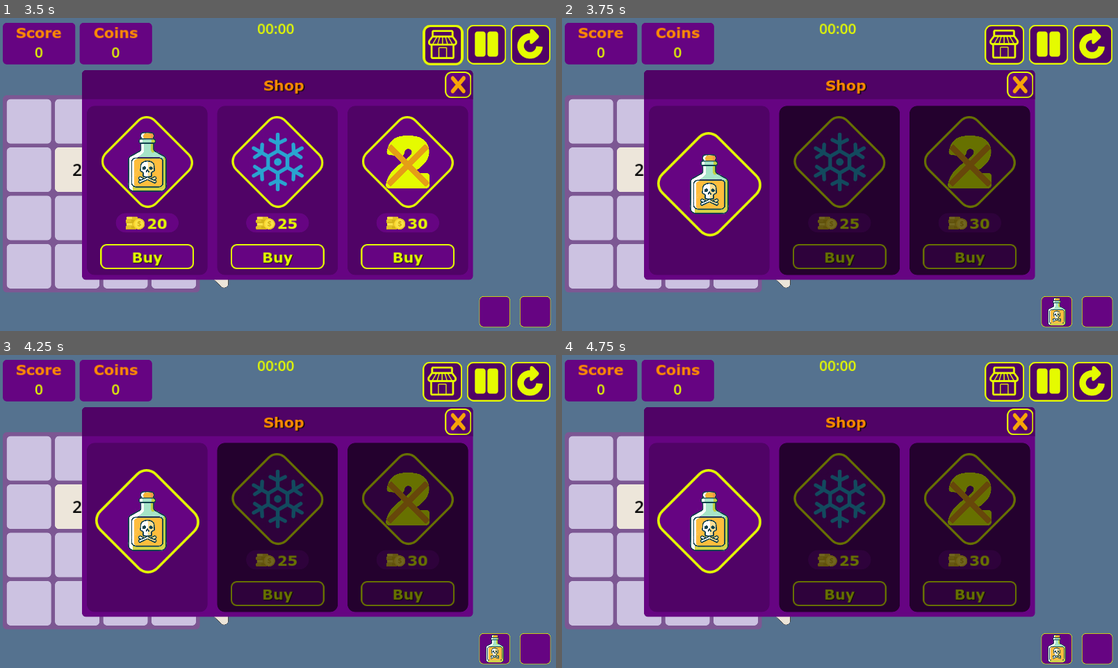
Above: before the commit, frames 1-4 (two rows, left to right).
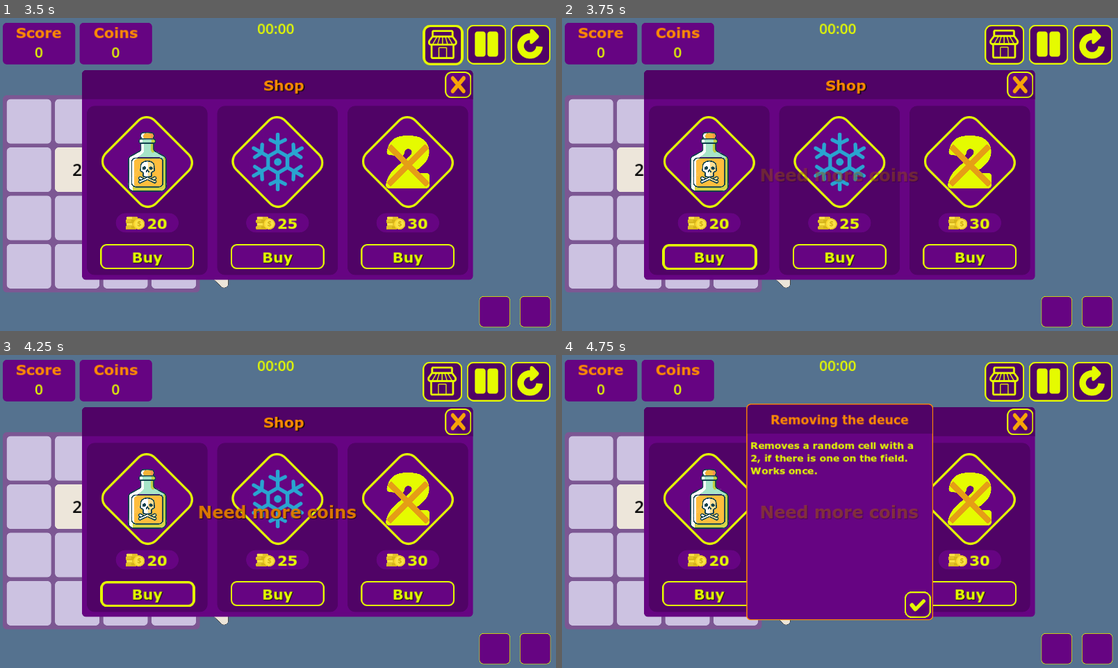
Above: after the commit, the same moments.

Repository: progstuff/2048TdPrototype
Game: Godot game, scene res://Data/MainScene.tscn
Two runs of this game, one before a commit and one after it. Both use one fixed random seed, a clock stepped at 60 frames per second and the inputs below.
Inputs (mouse positions are in pixels of both pictures, inside the frame that each line leads up to):
- Up to frame 1 (3.5 s): click "Shop" at 0.5 s; click "Back" at 1.25 s; click "Play" at 2 s; click (444, 43) at 2.75 s
- Up to frame 2 (3.75 s): click "Buy" at 3.5 s
- Up to frame 3 (4.25 s): no input
- Up to frame 4 (4.75 s): move the mouse to (962, 495) at 4.27 s; press the mouse at (962, 495) at 4.28 s; hold Right (right) from 4.28 s (still down)

Frame 1 is identical in both runs. In frame 2, 29% of the frame differs, in the area x 17-91%, y 28-99%; in frame 3, 29%; in frame 4, 32%, in the area x 17-91%, y 15-99%.

Commit message:
Доделал логику покупки бонусов

Diff:
--- a/Data/BonusPanelScene.tscn
+++ b/Data/BonusPanelScene.tscn
@@ -93,6 +93,74 @@
 _data = {
 "RESET": SubResource("Animation_y046t"),
 "showInventoryError": SubResource("Animation_qxne3")
+}
+
+[sub_resource type="LabelSettings" id="LabelSettings_iod3e"]
+font = ExtResource("2_dknkq")
+font_size = 35
+font_color = Color(1, 0.545098, 0, 1)
+shadow_color = Color(0, 0, 0, 1)
+
+[sub_resource type="Animation" id="Animation_07qhm"]
+resource_name = "showCoinsError"
+length = 1.5
+step = 0.1
+tracks/0/type = "value"
+tracks/0/imported = false
+tracks/0/enabled = true
+tracks/0/path = NodePath("CoinsError:visible")
+tracks/0/interp = 1
+tracks/0/loop_wrap = true
+tracks/0/keys = {
+"times": PackedFloat32Array(0, 0.1, 1.5),
+"transitions": PackedFloat32Array(1, 1, 1),
+"update": 1,
+"values": [false, true, false]
+}
+tracks/1/type = "value"
+tracks/1/imported = false
+tracks/1/enabled = true
+tracks/1/path = NodePath("CoinsError:modulate")
+tracks/1/interp = 1
+tracks/1/loop_wrap = true
+tracks/1/keys = {
+"times": PackedFloat32Array(0, 0.1, 0.2, 0.3, 0.4, 0.5, 0.6, 0.7, 0.8, 0.9, 1, 1.1, 1.2, 1.3, 1.4, 1.5),
+"transitions": PackedFloat32Array(1, 1, 1, 1, 1, 1, 1, 1, 1, 1, 1, 1, 1, 1, 1, 1),
+"update": 0,
+"values": [Color(1, 1, 1, 0.0980392), Color(1, 1, 1, 0.196078), Color(1, 1, 1, 0.294118), Color(1, 1, 1, 0.392157), Color(1, 1, 1, 0.490196), Color(1, 1, 1, 0.686275), Color(1, 1, 1, 0.784314), Color(1, 1, 1, 0.882353), Color(1, 1, 1, 1), Color(1, 1, 1, 0.784314), Color(1, 1, 1, 0.588235), Color(1, 1, 1, 0.392157), Color(1, 1, 1, 0.294118), Color(1, 1, 1, 0.196078), Color(1, 1, 1, 0.0980392), Color(1, 1, 1, 0)]
+}
+
+[sub_resource type="Animation" id="Animation_3sm16"]
+length = 0.001
+tracks/0/type = "value"
+tracks/0/imported = false
+tracks/0/enabled = true
+tracks/0/path = NodePath("CoinsError:visible")
+tracks/0/interp = 1
+tracks/0/loop_wrap = true
+tracks/0/keys = {
+"times": PackedFloat32Array(0),
+"transitions": PackedFloat32Array(1),
+"update": 1,
+"values": [false]
+}
+tracks/1/type = "value"
+tracks/1/imported = false
+tracks/1/enabled = true
+tracks/1/path = NodePath("CoinsError:modulate")
+tracks/1/interp = 1
+tracks/1/loop_wrap = true
+tracks/1/keys = {
+"times": PackedFloat32Array(0),
+"transitions": PackedFloat32Array(1),
+"update": 0,
+"values": [Color(1, 1, 1, 1)]
+}
+
+[sub_resource type="AnimationLibrary" id="AnimationLibrary_27e6y"]
+_data = {
+"RESET": SubResource("Animation_3sm16"),
+"showCoinsError": SubResource("Animation_07qhm")
 }
 
 [node name="BonusPanel" type="PanelContainer"]
@@ -189,5 +257,17 @@
 "": SubResource("AnimationLibrary_hah6g")
 }
 
+[node name="CoinsError" type="Label" parent="."]
+visible = false
+layout_mode = 2
+size_flags_horizontal = 4
+text = "COINS_ERROR"
+label_settings = SubResource("LabelSettings_iod3e")
+
+[node name="CoinsErrorPlayer" type="AnimationPlayer" parent="."]
+libraries = {
+"": SubResource("AnimationLibrary_27e6y")
+}
+
 [connection signal="pressed" from="VBoxContainer/Panel/MarginContainer/VBoxContainer/CloseButton" to="." method="_on_close_button_pressed"]
 [connection signal="timeout" from="BonusTimer" to="." method="_on_bonus_timer_timeout"]
--- a/Data/BonusPanelScript.gd
+++ b/Data/BonusPanelScript.gd
@@ -5,6 +5,8 @@
 @onready var bonusDescription = $BonusDescription
 @onready var inventoryErrorPlayer = $InventoryErrorAnimation
 @onready var inventoryErrorLabel = $InventoryError
+@onready var coinsErrorPlayer = $CoinsErrorPlayer
+@onready var coinsErrorLabel = $CoinsError
 
 var coinBonusScene = load("res://Data/CoinBonusScene.tscn")
 var calibrBonusScene = load("res://Data/CalibrBonusScene.tscn")
@@ -112,6 +114,7 @@
 	get_tree().paused = true
 	visible = true
 	inventoryErrorLabel.visible = false
+	coinsErrorLabel.visible = false
 
 func random_bonuses():
 	for bonus in container.get_children():
@@ -142,12 +145,21 @@
 	if playerPanel.is_full():
 		inventoryErrorPlayer.play("showInventoryError")
 		return
+
 	var hasChoosedBonus = false
 	for bonus in container.get_children():
 		if(bonus.isChoosed):
 			hasChoosedBonus = true
 
 	if(!hasChoosedBonus):
+
+		if(_bonus.price > playerPanel.coins()):
+			coinsErrorPlayer.play("showCoinsError")
+			return
+
+		var playerCoins = playerPanel.coins() - _bonus.price
+		playerPanel.set_coins(playerCoins)
+
 		choosedBonuses[_bonus.name] = _bonus
 		_bonus.choose()
 		playerPanel.add_bonus(_bonus)
--- a/Data/BonusScript.gd
+++ b/Data/BonusScript.gd
@@ -1,7 +1,6 @@
 extends PanelContainer
 class_name BonusElement
 
-@export var playerCoins = 100
 @export var isChoosed = false
 var isActive = false
 var curCnt = 0
@@ -54,6 +53,9 @@
 	price = _price
 	priceLbl.text = str(price)
 
+func get_price() -> float:
+	return price
+
 func turn_on_bonus():
 	curCnt = 0
 	isActive = true
@@ -72,9 +74,8 @@
 	pass
 
 func _on_choose_button_pressed() -> void:
-	if(playerCoins >= price):
-		if(bonusPanel != null):
-			bonusPanel.choose_bonus(self)
+	if(bonusPanel != null):
+		bonusPanel.choose_bonus(self)
 
 func choose():
 	isChoosed = true
--- a/Data/PlayerBonusPanelScript.gd
+++ b/Data/PlayerBonusPanelScript.gd
@@ -1,5 +1,7 @@
 extends Control
+signal coins_update()
 
+var coinsCnt = 0
 var activatedBonuses = {}
 var bonuses = [null, null]
 var slots = []
@@ -13,6 +15,13 @@
 	slots.insert(0, bonusOneSlot)
 	slots.insert(1, bonusTwoSlot)
 
+func set_coins(_coins: float):
+	coinsCnt = _coins
+	coins_update.emit()
+
+func coins() ->  float:
+	return coinsCnt
+
 func is_full():
 	for bonus in bonuses:
 		if(bonus == null):
@@ -20,6 +29,7 @@
 	return true
 
 func restart():
+	set_coins(0)
 	activatedBonuses = {}
 	bonuses = [null, null]
 	slots[0].texture = null
--- a/Data/WorldScene.tscn
+++ b/Data/WorldScene.tscn
@@ -321,5 +321,6 @@
 [connection signal="enemy_period_changed" from="Interface/Switchers" to="." method="_on_switchers_enemy_period_changed"]
 [connection signal="enemy_period_delta_changed" from="Interface/Switchers" to="." method="_on_switchers_enemy_period_delta_changed"]
 [connection signal="enemy_speed_changed" from="Interface/Switchers" to="." method="_on_switchers_enemy_speed_changed"]
+[connection signal="coins_update" from="Interface/PlayerBonusPanel" to="." method="_on_player_bonus_panel_coins_update"]
 [connection signal="timeout" from="EducationStartTimer" to="." method="_on_education_start_timer_timeout"]
 [connection signal="pressed" from="Education/Panel2/MarginContainer/VBoxContainer/Button" to="." method="_on_button_pressed"]
--- a/Data/WorldScript.gd
+++ b/Data/WorldScript.gd
@@ -26,7 +26,6 @@
 
 var mainMenu = null
 
-var coinsCnt = 0
 var curSeconds = 0
 
 var enemySpawnerScene = load("res://Data/EnemySpawnerScene.tscn")
@@ -167,9 +166,6 @@
 
 	score = 0
 	change_score(0)
-
-	coinsCnt = 0
-	coinValLbl.text = str(coinsCnt)
 
 	playerBonusPanel.restart()
 	bonusPanel.restart()
@@ -203,8 +199,10 @@
 func _on_coin_spawner_coin_clicked_signal() -> void:
 	if(coinValLbl == null):
 		coinValLbl = $VBoxContainer/HBoxContainer2/CoinsCnt
+
+	var coinsCnt = playerBonusPanel.coins()
 	coinsCnt += 1
-	coinValLbl.text = str(coinsCnt)
+	playerBonusPanel.set_coins(coinsCnt)
 
 func _on_config_button_button_down() -> void:
 	switchers.visible = !switchers.visible
@@ -374,3 +372,7 @@
 
 func _on_education_start_timer_timeout() -> void:
 	_on_button_pressed()
+
+
+func _on_player_bonus_panel_coins_update() -> void:
+	coinValLbl.text = str(playerBonusPanel.coins())
--- a/translation.csv
+++ b/translation.csv
@@ -30,6 +30,7 @@
 SCORE_COINS,"Монеты","Coins"
 SHOP,"Магазин","Shop"
 INVENTORY_ERROR,"Ваш инвентарь заполнен","Your inventory is full"
+COINS_ERROR,"Нужно больше монет","Need more coins"
 PAUSE,"Пауза","Pause"
 MENU,"Меню","Menu"
 PLAY,"Играть","Play"
Not shown: 1 places in Data/BonusPanelScene.tscn that only renumber resources
Binary file changed: translation.en.translation
Binary file changed: translation.ru.translation
